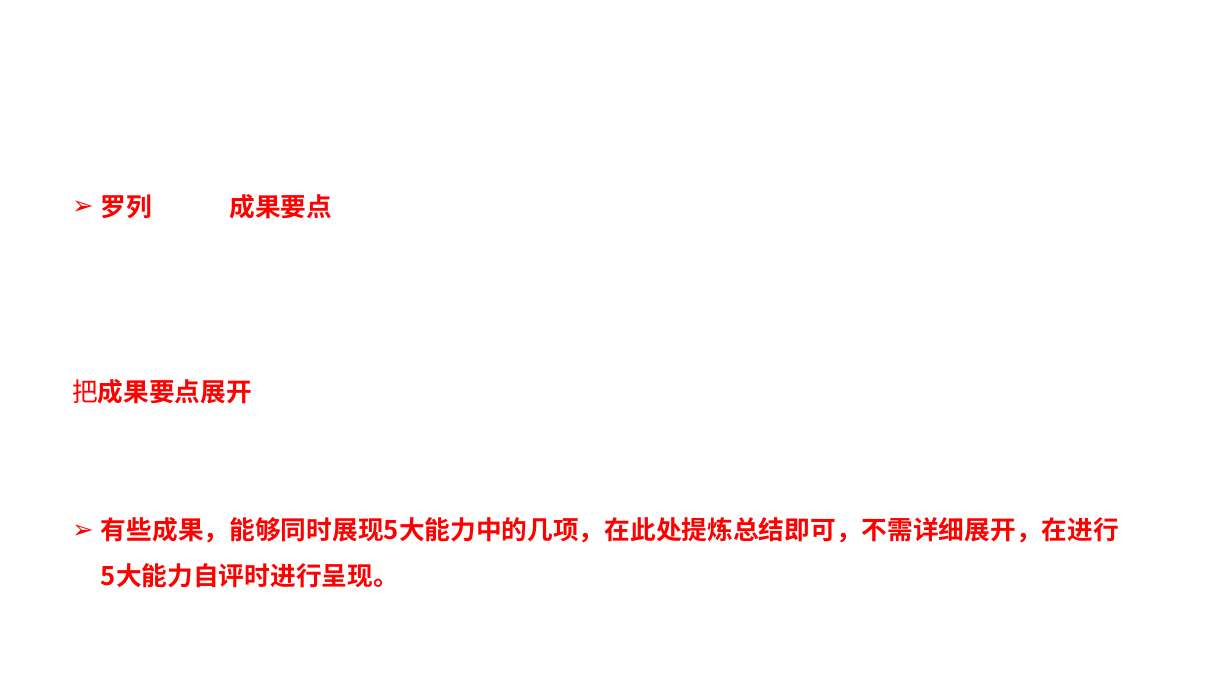
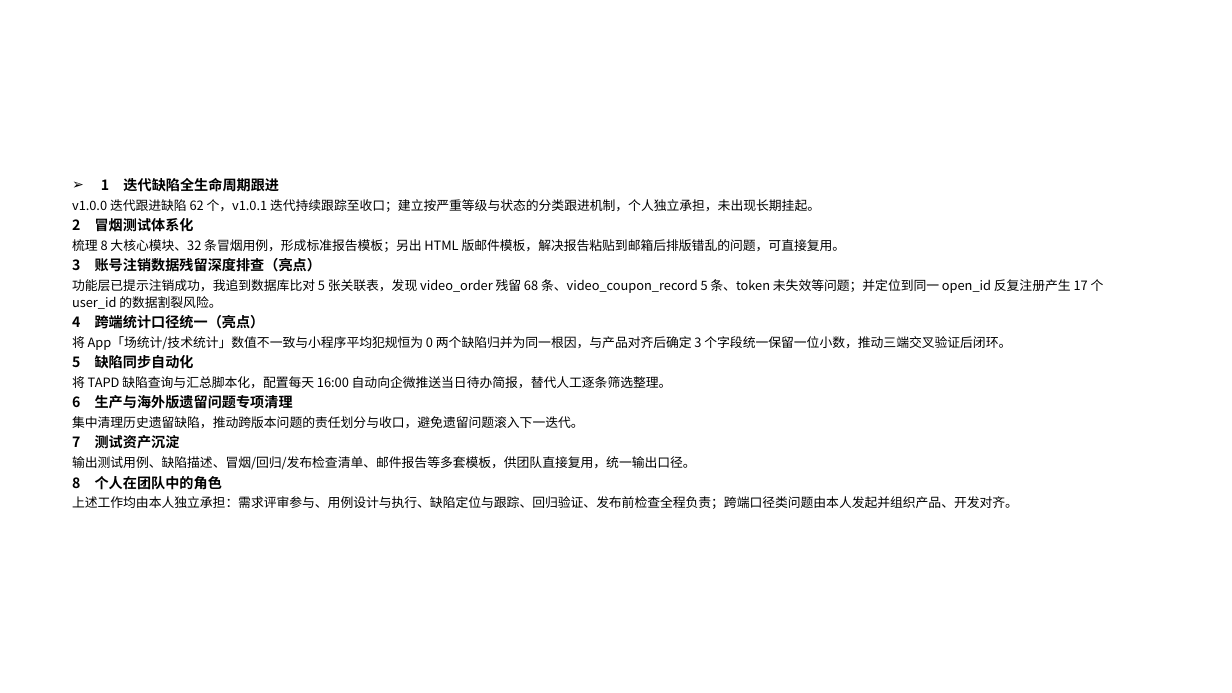
Before and after one commit to xsj957/snooker_app, a slide deck: slide 6 of shuzhi/2026转正述职_测试工程师_谢仕杰.pptx. Drawn at 1232x693 pixels with LibreOffice and Linux fonts; fonts in the diff are those of the drawing; background and template pictures are left out. Boxes give left, top, right and bottom in pixels: in the first picture for what was removed or moved away, otherwise in the second. Text is boxed around its words. In the diff, an @@ line names an element or a change of style, - is before the commit and + after.

```diff
--- a/shuzhi/2026转正述职_测试工程师_谢仕杰.pptx
+++ b/shuzhi/2026转正述职_测试工程师_谢仕杰.pptx
@@ text at box(72, 178, 1104, 509): text changed; size 20 to 10 pt; text colour #FFFFFF to #000000; bold off @@
-➢ 罗列出几个成果要点
-建议要点不宜太多，8个以内
-➢ 重点工作成果展开呈现
-把成果要点展开：具体做了什么，实现了什么成果。
-可以是具体数字，可以是出了什么制度、流程、杂志、策划了什么活动等，也可以附上图片
-➢ 有些成果，能够同时展现5大能力中的几项，在此处提炼总结即可，不需详细展开，在进行5大能力自评时进行呈现。
+➢ 1 迭代缺陷全生命周期跟进
+v1.0.0 迭代跟进缺陷 62 个，v1.0.1 迭代持续跟踪至收口；建立按严重等级与状态的分类跟进机制，个人独立承担，未出现长期挂起。
+2 冒烟测试体系化
+梳理 8 大核心模块、32 条冒烟用例，形成标准报告模板；另出 HTML 版邮件模板，解决报告粘贴到邮箱后排版错乱的问题，可直接复用。
+3 账号注销数据残留深度排查（亮点）
+功能层已提示注销成功，我追到数据库比对 5 张关联表，发现 video_order 残留 68 条、video_coupon_record 5 条、token 未失效等问题；并定位到同一 open_id 反复注册产生 17 个 user_id 的数据割裂风险。
+4 跨端统计口径统一（亮点）
+将 App「场统计/技术统计」数值不一致与小程序平均犯规恒为 0 两个缺陷归并为同一根因，与产品对齐后确定 3 个字段统一保留一位小数，推动三端交叉验证后闭环。
+5 缺陷同步自动化
+将 TAPD 缺陷查询与汇总脚本化，配置每天 16:00 自动向企微推送当日待办简报，替代人工逐条筛选整理。
+6 生产与海外版遗留问题专项清理
+集中清理历史遗留缺陷，推动跨版本问题的责任划分与收口，避免遗留问题滚入下一迭代。
+7 测试资产沉淀
+输出测试用例、缺陷描述、冒烟/回归/发布检查清单、邮件报告等多套模板，供团队直接复用，统一输出口径。
+8 个人在团队中的角色
+上述工作均由本人独立承担：需求评审参与、用例设计与执行、缺陷定位与跟踪、回归验证、发布前检查全程负责；跨端口径类问题由本人发起并组织产品、开发对齐。
```
Also in this commit, not shown: 7 other slides changed, 4 other files.
